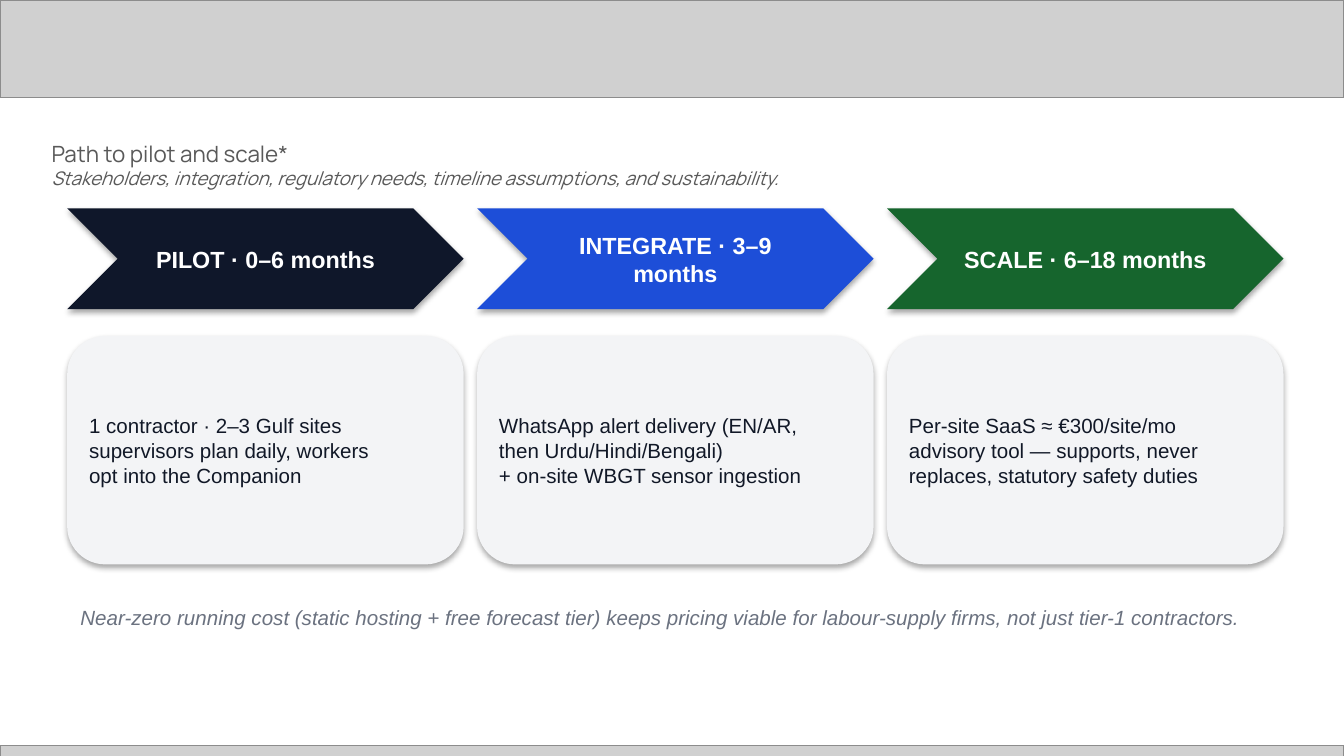
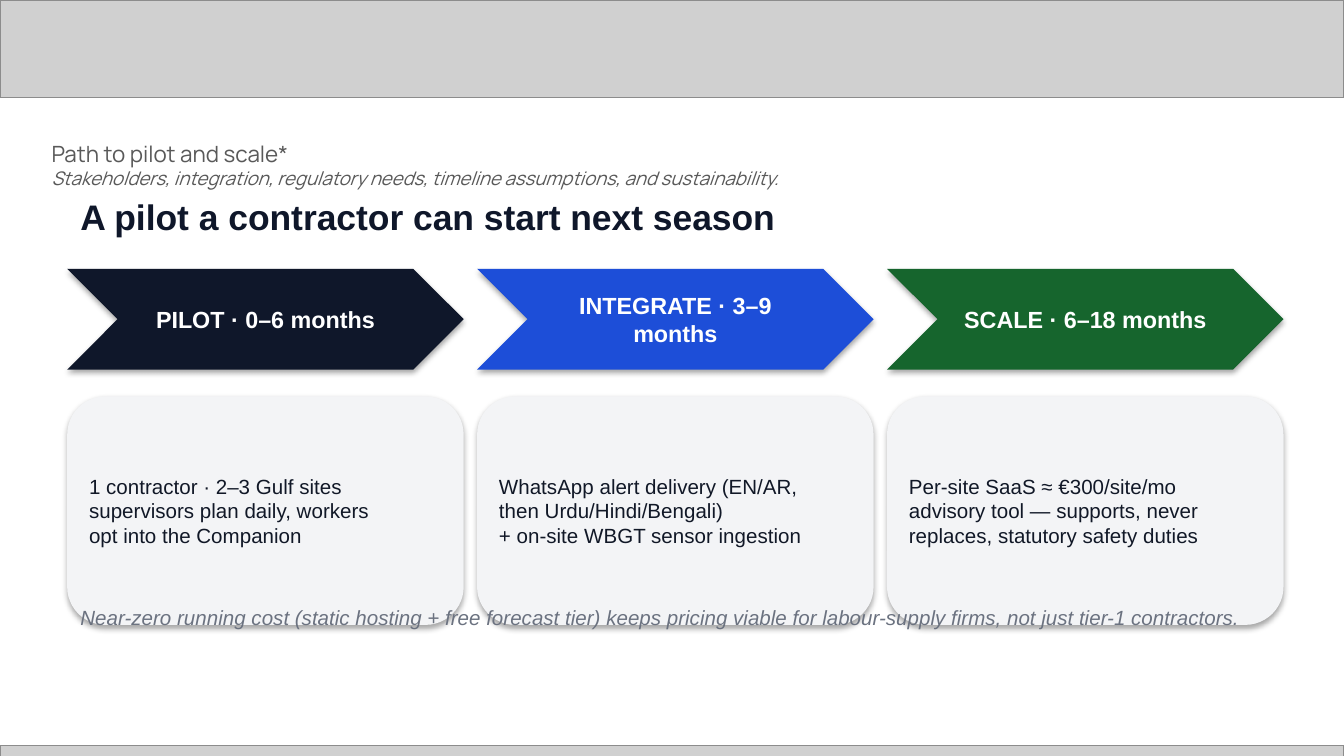
Before and after one commit to syaikhipin/heatshield, a slide deck: slide 12 of deck/heatshield-template-deck.pptx. Drawn at 1344x756 pixels with LibreOffice and Linux fonts; fonts in the diff are those of the drawing; grey boxes stand for pictures. Boxes give left, top, right and bottom in pixels: in the first picture for what was removed or moved away, otherwise in the second. Text is boxed around its words. In the diff, an @@ line names an element or a change of style, - is before the commit and + after.

```diff
--- a/deck/heatshield-template-deck.pptx
+++ b/deck/heatshield-template-deck.pptx
@@ text added at (80,204,775,237), 19 pt, text #0F172A, bold @@
+A pilot a contractor can start next season
@@ 3 chevrons, 3 rounded rectangles: place and size @@
-3 chevrons, 3 rounded rectangles at (67,208,1284,564)
+3 chevrons, 3 rounded rectangles at (67,269,1284,625)
```
Also in this commit, not shown: 14 other slides changed, 2 other files.
